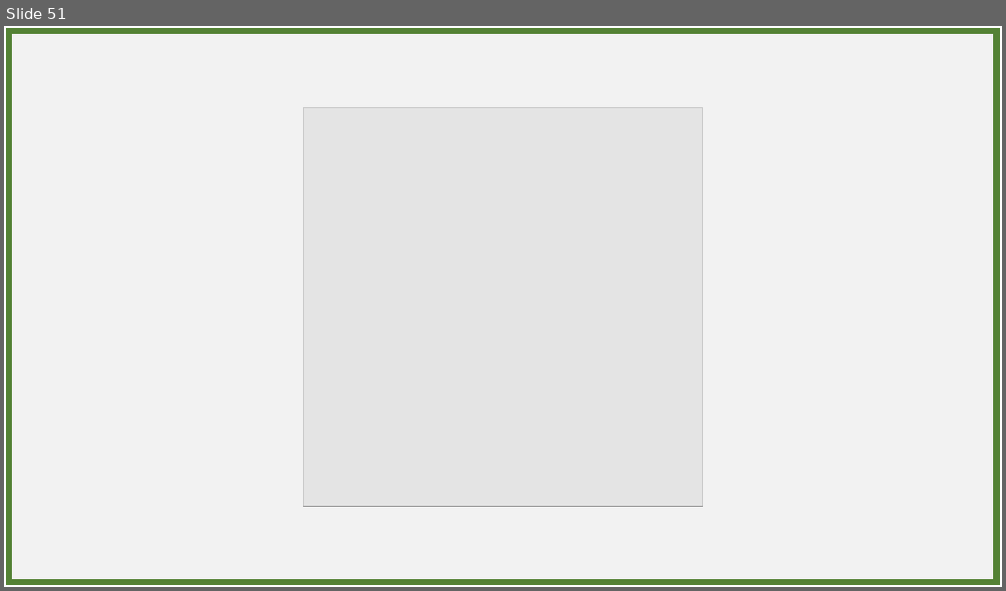
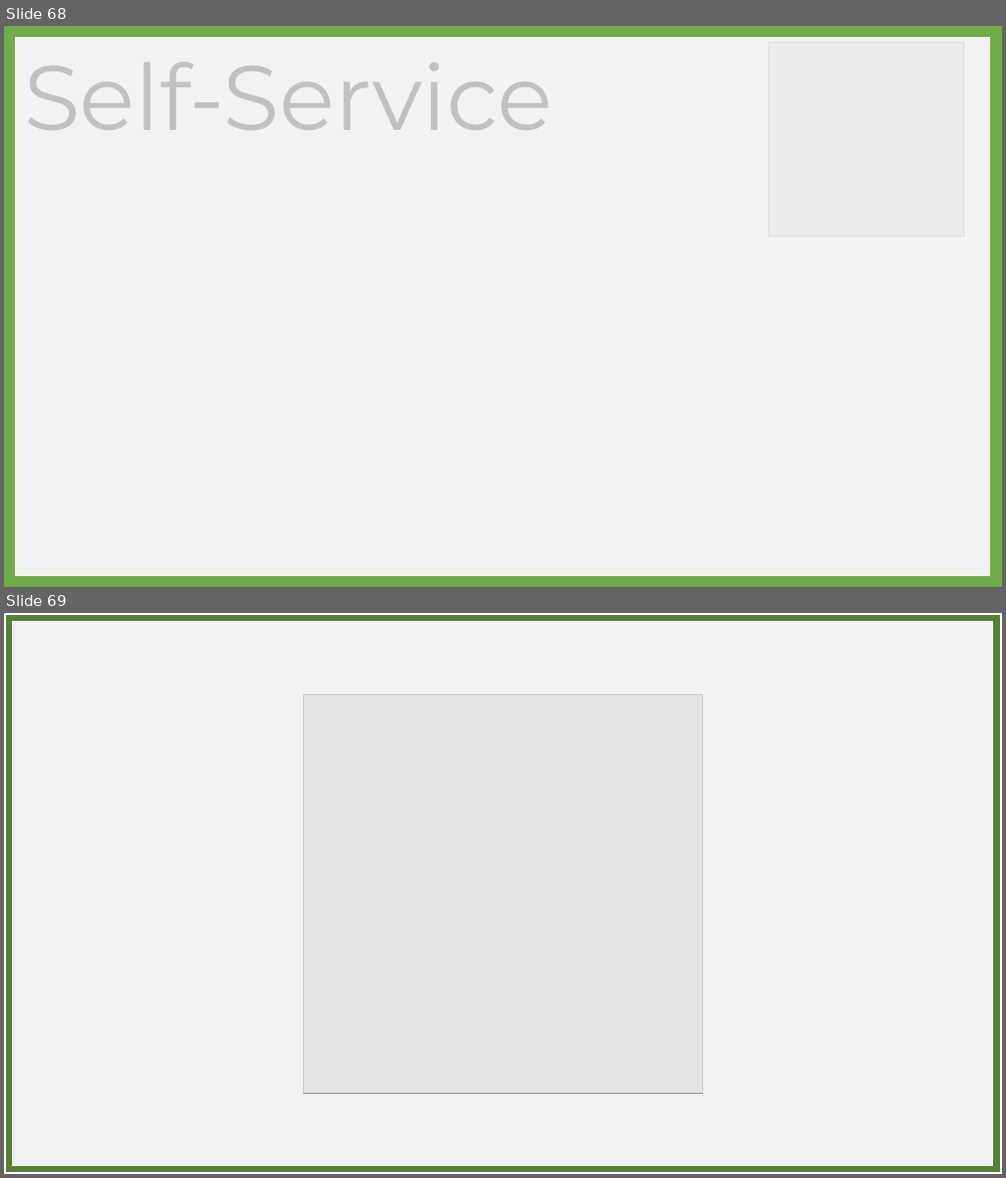
Before and after one commit to BPaaSModelling/Ontology4ModelingEnvironment, a slide deck: images/stickyNotes.pptx. Shown one above the other, each under a label of ours: slide 51 before the commit, slides 68 and 69 after it. The pictures are 1006x591 and 1006x1178 pixels, drawn with LibreOffice and Linux fonts; fonts in the diff are those of the drawing; grey boxes stand for pictures. Boxes give left, top, right and bottom in pixels: in the first picture for what was removed or moved away, otherwise in the second. Text is boxed around its words. In the diff, an @@ line names an element or a change of style, - is before the commit and + after.

```diff
--- a/images/stickyNotes.pptx
+++ b/images/stickyNotes.pptx
@@ slide 68 added at (x1=4, y1=26, x2=1002, y2=587), background #FFFFFF @@
@@ rectangle added at (x1=9, y1=31, x2=997, y2=582), fill #F2F2F2, outline #70AD47 12 pt @@
@@ rectangle added at (x1=17, y1=40, x2=973, y2=264), fill #F2F2F2 at 80% opacity @@
@@ picture added at (x1=769, y1=42, x2=963, y2=236) @@
@@ text added at (x1=24, y1=62, x2=552, y2=130), 88 pt, text #000000 @@
+Self-Service
@@ what was slide 51 is now slide 69 @@
```
Also in this commit, not shown: 54 other slides added, 1 other file.
